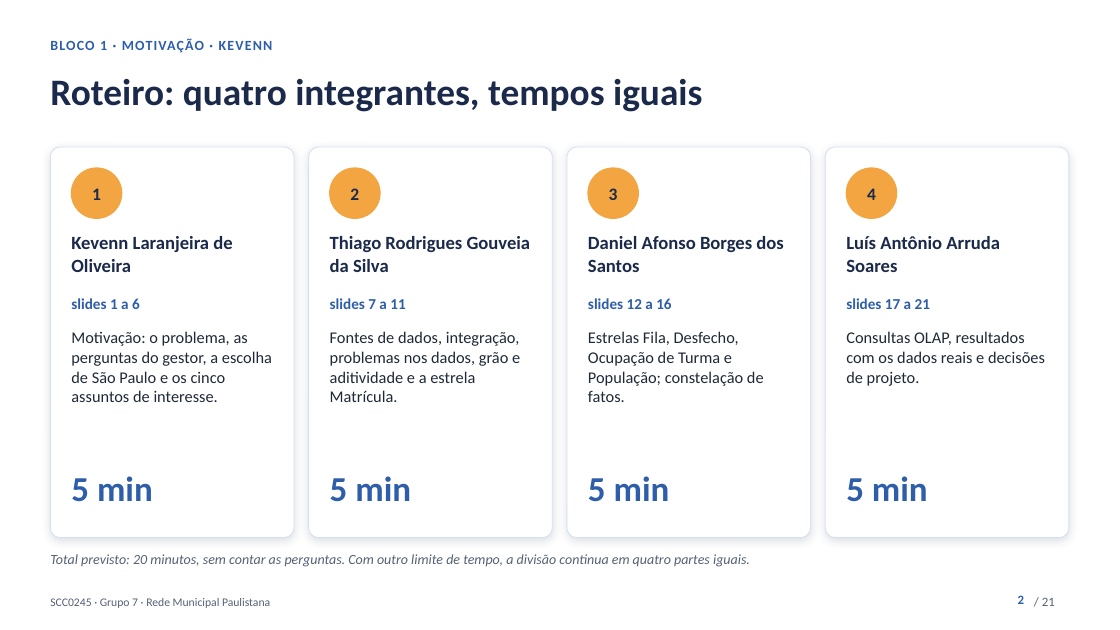
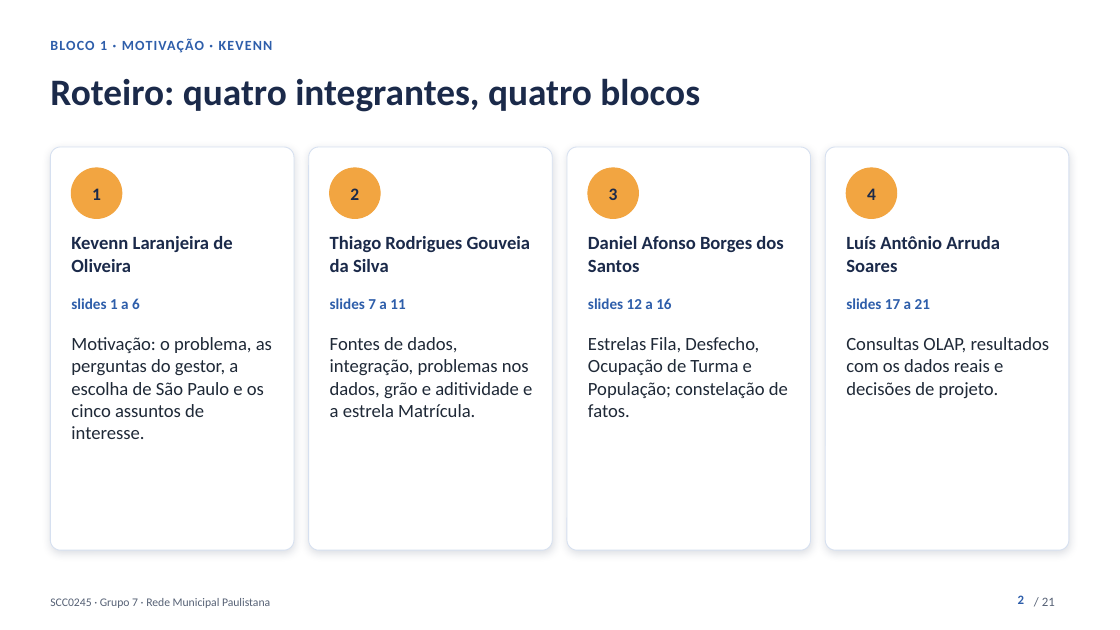
Before and after one commit to kevennlaranjeira/OLAP2026, a slide deck: slide 2 of docs/apresentacao/apresentacao-projeto1.pptx. Drawn at 1120x630 pixels with LibreOffice and Linux fonts; fonts in the diff are those of the drawing. Boxes give left, top, right and bottom in pixels: in the first picture for what was removed or moved away, otherwise in the second. Text is boxed around its words. In the diff, an @@ line names an element or a change of style, - is before the commit and + after.

Commit message:
Roteiro sem tempo, dias de matrícula negativos como nulo e apresentação de 20 minutos (#7)
Slide 2 sem menção a tempo no .pptx e no HTML; dias de matrícula negativos da SME ficam nulos na carga, com teste e documentação; pendências com a data (29/10) e a duração (20 minutos).

```diff
--- a/docs/apresentacao/apresentacao-projeto1.pptx
+++ b/docs/apresentacao/apresentacao-projeto1.pptx
@@ text at [50, 78, 700, 112]: text changed @@
-Roteiro: quatro integrantes, tempos iguais
+Roteiro: quatro integrantes, quatro blocos
@@ rounded rectangle: place and size @@
-rounded rectangle at [50, 147, 294, 538]
+rounded rectangle at [50, 147, 294, 550]
@@ rounded rectangle: place and size @@
-rounded rectangle at [308, 147, 552, 538]
+rounded rectangle at [308, 147, 552, 550]
@@ rounded rectangle: place and size @@
-rounded rectangle at [567, 147, 811, 538]
+rounded rectangle at [567, 147, 811, 550]
@@ rounded rectangle: place and size @@
-rounded rectangle at [825, 147, 1069, 538]
+rounded rectangle at [825, 147, 1069, 550]
@@ size 14 to 16 pt in 4 elements at [71, 337, 272, 439], [588, 337, 788, 417], [846, 337, 1050, 398], [330, 337, 532, 417] @@
@@ text removed at [71, 476, 153, 502] @@
-5 min
@@ text removed at [330, 476, 411, 502] @@
-5 min
@@ text removed at [588, 476, 670, 502] @@
-5 min
@@ text removed at [846, 476, 928, 502] @@
-5 min
@@ text removed at [50, 554, 750, 567] @@
-Total previsto: 20 minutos, sem contar as perguntas. Com outro limite de tempo, a divisão continua em quatro partes iguais.
```
Also in this commit, not shown: 12 other files.
